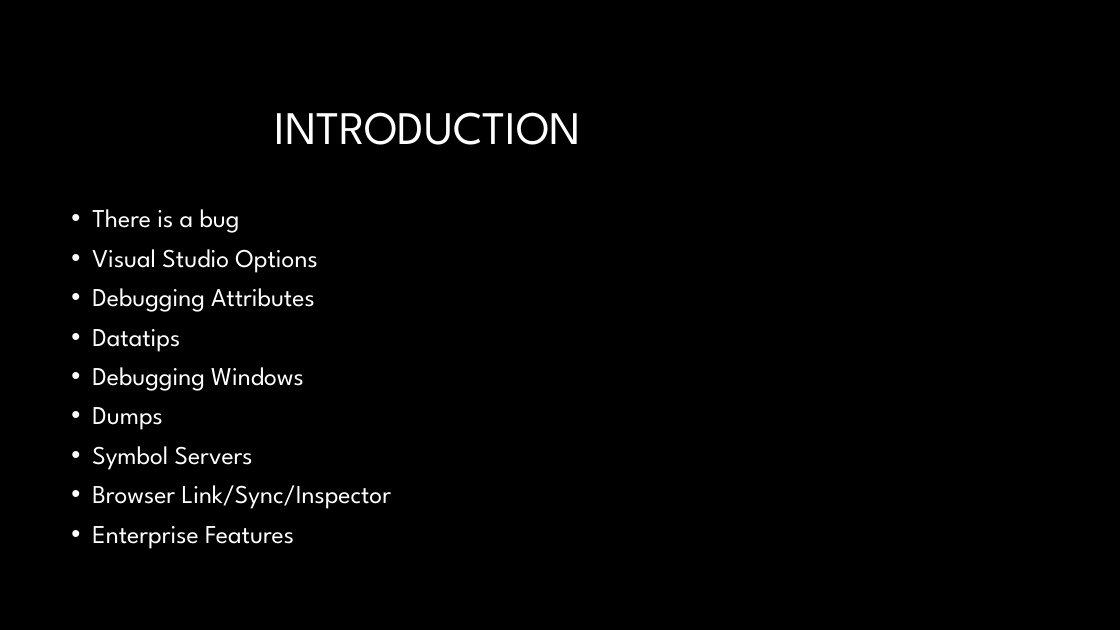
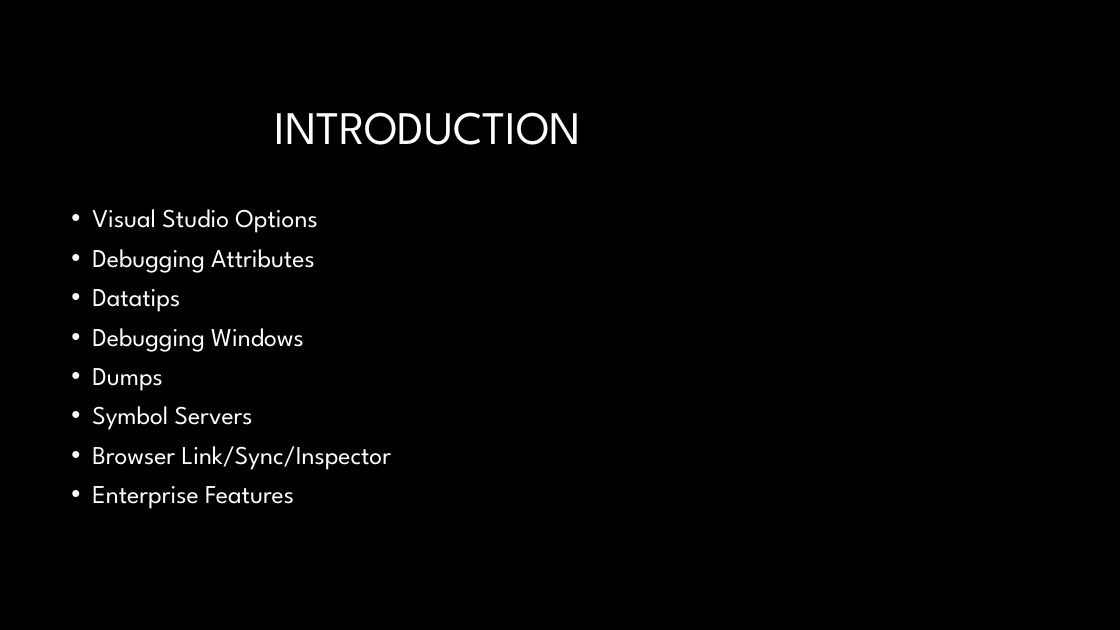
Before and after one commit to GBPhilip/Debugging, a slide deck: slide 3 of Debugging1.pptx. Drawn at 1120x630 pixels with LibreOffice and Linux fonts; fonts in the diff are those of the drawing; background and template pictures are left out. Boxes give left, top, right and bottom in pixels: in the first picture for what was removed or moved away, otherwise in the second. Text is boxed around its words. In the diff, an @@ line names an element or a change of style, - is before the commit and + after.

```diff
--- a/Debugging1.pptx
+++ b/Debugging1.pptx
@@ text at box(92, 209, 240, 233): paragraph removed @@
-• There is a bug
```
Also in this commit, not shown: 10 other slides changed, 2 slides removed, 8 other files.
